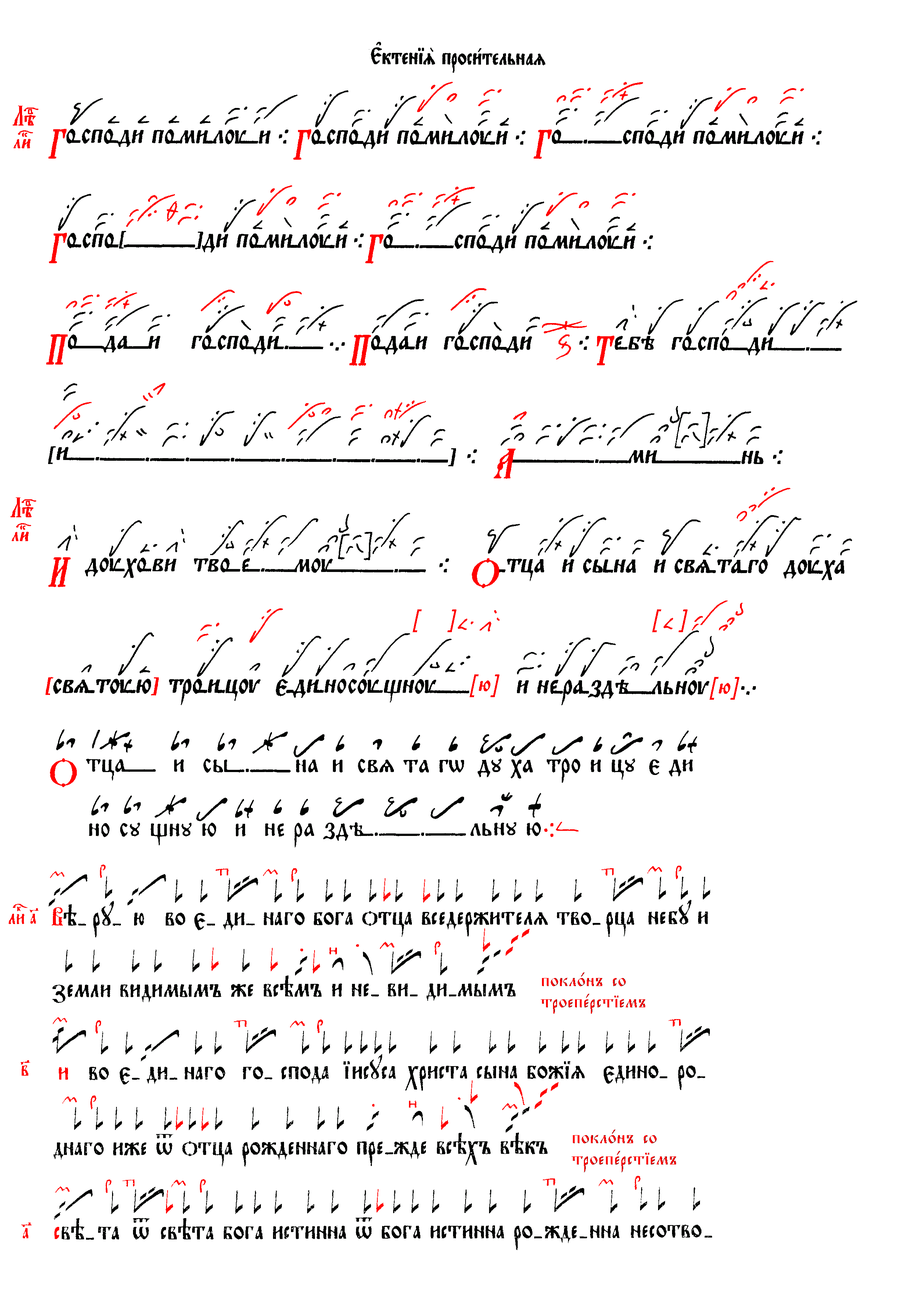
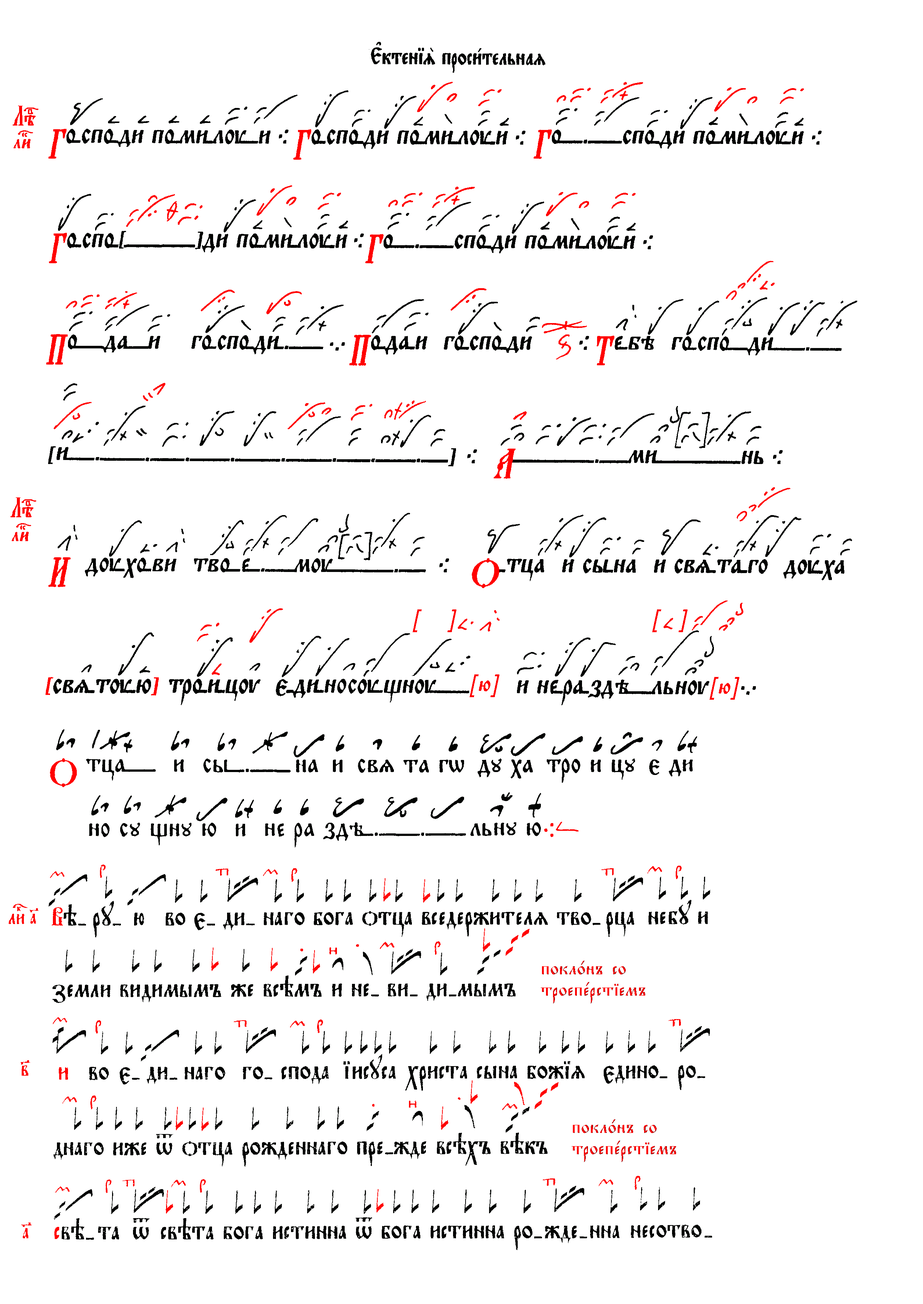
Layered file, before and after one edit (923 x 1304). Changes by layer:
painted on "покл0нъ со ..." over box(571, 1119, 676, 1173)
painted on "покл0нъ со ... #1" over box(540, 961, 645, 1014)
painted on "Чернила" over box(211, 663, 222, 676)
